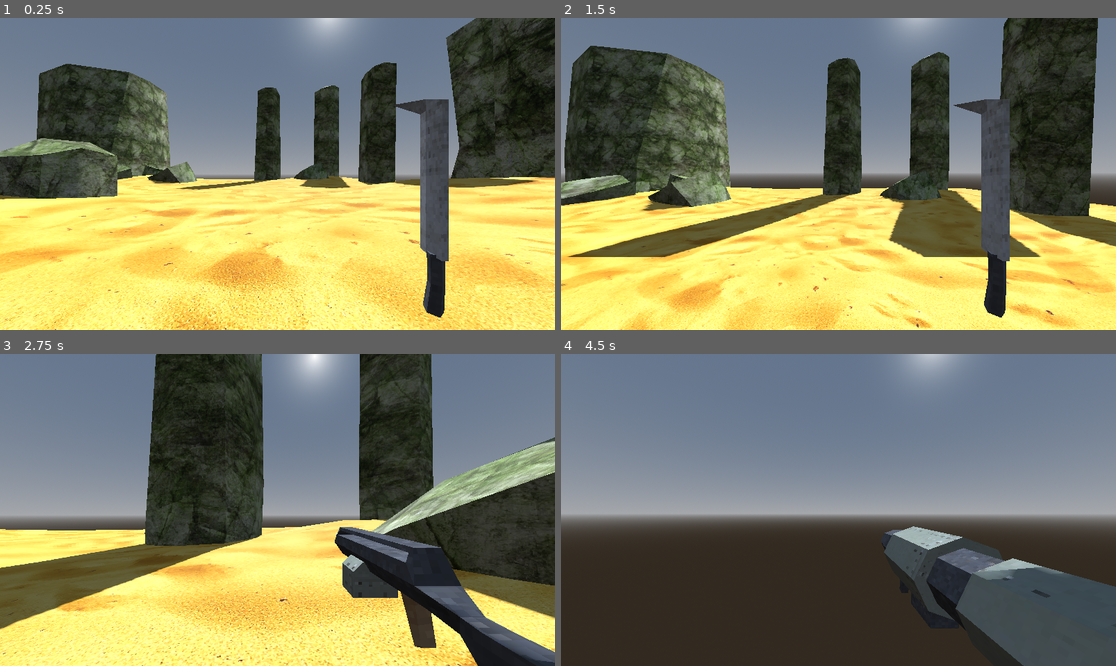
Above: before the commit, frames 1-4 (two rows, left to right).
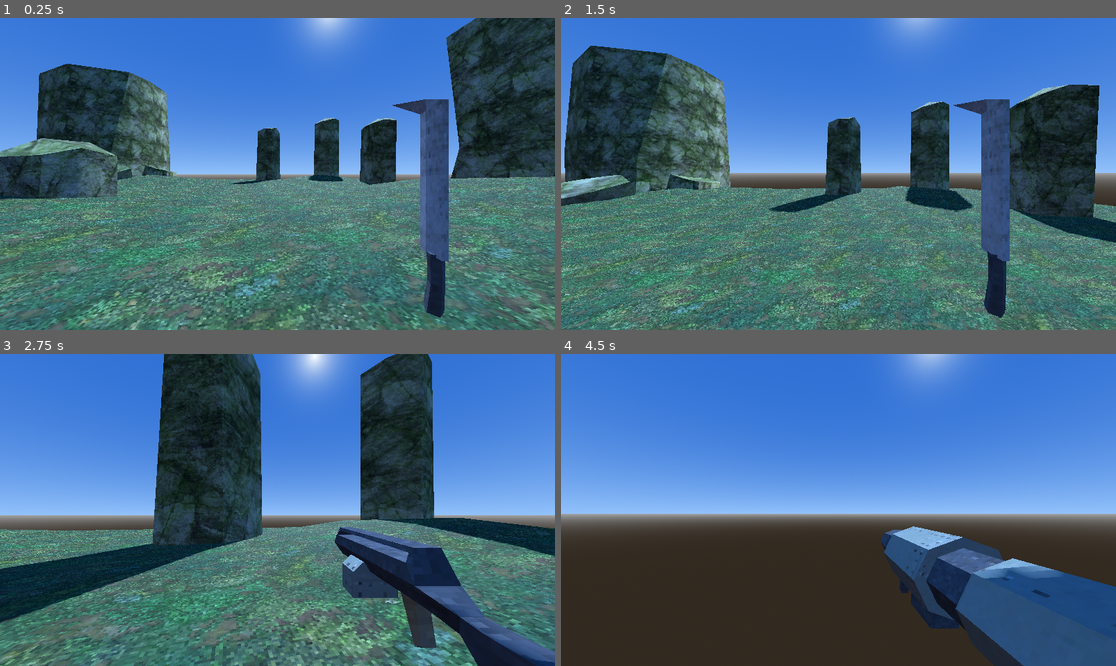
Above: after the commit, the same moments.

Repository: DavidWalshCode/Eldritch-Echoes
Game: Godot game, scene res://levels/level_1.tscn
Two runs of this game, one before a commit and one after it. Both use one fixed random seed, a clock stepped at 60 frames per second and the inputs below.
Inputs (mouse positions are in pixels of both pictures, inside the frame that each line leads up to):
- Up to frame 1 (0.25 s): no input
- Up to frame 2 (1.5 s): tap Enter at 0.5 s; move the mouse to (866, 174) at 0.52 s; press the mouse at (866, 174) at 0.53 s; hold W (move_forwards) from 0.53 s (still down); tap Space (jump) at 0.77 s; move the mouse to (810, 174) at 1.27 s; release the mouse at (810, 174) at 1.28 s; tap 1 at 1.35 s
- Up to frame 3 (2.75 s): keep holding W (move_forwards); tap Space (jump) at 1.52 s; move the mouse to (288, 503) at 2.02 s; tap 2 at 2.1 s
- Up to frame 4 (4.5 s): keep holding W (move_forwards); move the mouse to (832, 516) at 2.77 s; tap 3 at 2.85 s; tap Space (jump) at 3.02, 3.77 s; move the mouse to (877, 513) at 3.52 s; tap 4 at 3.6 s; move the mouse to (794, 506) at 4.27 s; tap 5 at 4.35 s

The runs differ from the first frame. In frame 1, 87% of the frame differs, in the area x 0-100%, y 0-100%; in frame 2, 83%; in frame 3, 85%; in frame 4, 62%.

Commit message:
Proof of concept w/ environment changes

Diff:
--- a/levels/level_1.tscn
+++ b/levels/level_1.tscn
@@ -3,10 +3,12 @@
 [ext_resource type="PackedScene" uid="uid://bbgwnkh1pgxg6" path="res://environment/assets/outsideprops/rock_boulder.tscn" id="1_rhrkr"]
 [ext_resource type="PackedScene" uid="uid://bskhjsn5g71vi" path="res://environment/assets/outsideprops/rock_cliff.tscn" id="2_t0cpd"]
 [ext_resource type="PackedScene" uid="uid://dpi5qrl7udofx" path="res://environment/assets/outsideprops/rock_pillar.tscn" id="3_rfswq"]
-[ext_resource type="PackedScene" uid="uid://32jsvy2mqg47" path="res://environment/assets/ground/sand.tscn" id="4_08p0v"]
 [ext_resource type="PackedScene" uid="uid://b3g4rtj8g2p3d" path="res://characters/player/player.tscn" id="5_1n71g"]
+[ext_resource type="PackedScene" uid="uid://dgv4mfmb626mm" path="res://environment/assets/ground/grass.tscn" id="5_b5m8g"]
 
 [sub_resource type="ProceduralSkyMaterial" id="ProceduralSkyMaterial_7yqkd"]
+sky_top_color = Color(0.180392, 0.431373, 0.831373, 1)
+sky_horizon_color = Color(0.572549, 0.760784, 0.984314, 1)
 
 [sub_resource type="Sky" id="Sky_jumne"]
 sky_material = SubResource("ProceduralSkyMaterial_7yqkd")
@@ -22,14 +24,8 @@
 [node name="RockBoulder" parent="Environment" instance=ExtResource("1_rhrkr")]
 transform = Transform3D(0.856195, 0, -0.516653, 0.221806, 0.903156, 0.367576, 0.466618, -0.429313, 0.773277, 46.1074, 0, 34.9185)
 
-[node name="RockBoulder4" parent="Environment" instance=ExtResource("1_rhrkr")]
-transform = Transform3D(-0.92197, 0.0708456, 0.380725, 0.318557, -0.420292, 0.849632, 0.220208, 0.904619, 0.364929, 4.11751, 0.00567055, 34.9185)
-
 [node name="RockBoulder2" parent="Environment" instance=ExtResource("1_rhrkr")]
 transform = Transform3D(0.980986, -0.19408, 0, 0.19408, 0.980986, 0, 0, 0, 1, 40.9519, 0, 45.0157)
-
-[node name="RockBoulder3" parent="Environment" instance=ExtResource("1_rhrkr")]
-transform = Transform3D(0.819804, 0.505666, -0.268744, -0.441273, 0.856945, 0.266315, 0.364965, -0.0997366, 0.925664, 33.7052, 0, 34.9185)
 
 [node name="RockCliff" parent="Environment" instance=ExtResource("2_t0cpd")]
 transform = Transform3D(0.981827, 0, -0.189781, 0, 1, 0, 0.189781, 0, 0.981827, -17.175, 0, -24.5399)
@@ -50,7 +46,7 @@
 transform = Transform3D(0.9019, 0, 0.431944, -0.00498307, 0.999933, 0.0104047, -0.431915, -0.0115364, 0.90184, 59.8016, -7.30421, -18.0679)
 
 [node name="RockPillar" parent="Environment" instance=ExtResource("3_rfswq")]
-transform = Transform3D(0.883537, 0, 0.468362, 0, 1, 0, -0.468362, 0, 0.883537, -5.72957, 0, 49.6317)
+transform = Transform3D(0.883537, 0, 0.468362, 0, 1, 0, -0.468362, 0, 0.883537, -5.72957, -10, 49.6317)
 
 [node name="RockPillar4" parent="Environment" instance=ExtResource("3_rfswq")]
 transform = Transform3D(0.410362, -0.00132275, 0.911922, -0.000489988, 0.999999, 0.00167102, -0.911923, -0.00113257, 0.410361, 32.824, -25.2155, 4.96953)
@@ -62,25 +58,22 @@
 transform = Transform3D(0.641985, 0, 0.766717, 0, 1, 0, -0.766717, 0, 0.641985, 43.5689, -23.0007, 5.5756)
 
 [node name="RockPillar2" parent="Environment" instance=ExtResource("3_rfswq")]
-transform = Transform3D(0.872939, 0, -0.487829, -0.0132976, 0.999628, -0.0237952, 0.487648, 0.0272587, 0.872615, 13.1267, -3.58215, 46.2294)
-
-[node name="RockPillar7" parent="Environment" instance=ExtResource("3_rfswq")]
-transform = Transform3D(0.999834, 0.0129967, -0.0127553, -0.0132976, 0.999628, -0.0237952, 0.0124417, 0.0239609, 0.999636, -4.03077, -4.04984, 0.618065)
+transform = Transform3D(0.872939, 0, -0.487829, -0.0132976, 0.999628, -0.0237952, 0.487648, 0.0272587, 0.872615, 13.1267, -14.5821, 46.2294)
 
 [node name="RockPillar3" parent="Environment" instance=ExtResource("3_rfswq")]
-transform = Transform3D(0.953528, 0.0151809, -0.300922, 0, 0.99873, 0.0503838, 0.301305, -0.0480423, 0.952317, -8.07355, -4.99699, 29.1479)
+transform = Transform3D(0.953528, 0.0151809, -0.300922, 0, 0.99873, 0.0503838, 0.301305, -0.0480423, 0.952317, -8.07355, -15.997, 29.1479)
 
-[node name="Sand" parent="Environment" instance=ExtResource("4_08p0v")]
+[node name="Grass" parent="Environment" instance=ExtResource("5_b5m8g")]
 transform = Transform3D(2, 0, 0, 0, 2, 0, 0, 0, 2, 0, 0, 0)
 
-[node name="Sand3" parent="Environment" instance=ExtResource("4_08p0v")]
-transform = Transform3D(2, 0, 0, 0, 2, 0, 0, 0, 2, 40, 0, 0)
-
-[node name="Sand4" parent="Environment" instance=ExtResource("4_08p0v")]
+[node name="Grass2" parent="Environment" instance=ExtResource("5_b5m8g")]
 transform = Transform3D(2, 0, 0, 0, 2, 0, 0, 0, 2, 40, 0, 40)
 
-[node name="Sand2" parent="Environment" instance=ExtResource("4_08p0v")]
+[node name="Grass3" parent="Environment" instance=ExtResource("5_b5m8g")]
 transform = Transform3D(2, 0, 0, 0, 2, 0, 0, 0, 2, 0, 0, 40)
+
+[node name="Grass4" parent="Environment" instance=ExtResource("5_b5m8g")]
+transform = Transform3D(2, 0, 0, 0, 2, 0, 0, 0, 2, 40, 0, 0)
 
 [node name="WorldEnvironment" type="WorldEnvironment" parent="."]
 environment = SubResource("Environment_ublyh")
--- a/levels/level_2.tscn
+++ b/levels/level_2.tscn
@@ -1,13 +1,15 @@
-[gd_scene load_steps=9 format=3 uid="uid://duay1x4l7l4j6"]
+[gd_scene load_steps=10 format=3 uid="uid://duay1x4l7l4j6"]
 
 [ext_resource type="PackedScene" uid="uid://bbgwnkh1pgxg6" path="res://environment/assets/outsideprops/rock_boulder.tscn" id="1_ihvv2"]
 [ext_resource type="PackedScene" uid="uid://bskhjsn5g71vi" path="res://environment/assets/outsideprops/rock_cliff.tscn" id="2_wxe7s"]
 [ext_resource type="PackedScene" uid="uid://dpi5qrl7udofx" path="res://environment/assets/outsideprops/rock_pillar.tscn" id="3_ebv8s"]
 [ext_resource type="PackedScene" uid="uid://32jsvy2mqg47" path="res://environment/assets/ground/sand.tscn" id="4_gegsx"]
 [ext_resource type="PackedScene" uid="uid://b3g4rtj8g2p3d" path="res://characters/player/player.tscn" id="5_i4pyy"]
+[ext_resource type="PackedScene" uid="uid://dgv4mfmb626mm" path="res://environment/assets/ground/grass.tscn" id="5_wahoc"]
 
 [sub_resource type="ProceduralSkyMaterial" id="ProceduralSkyMaterial_7yqkd"]
-sky_top_color = Color(0.835294, 0.584314, 0.0823529, 1)
+sky_top_color = Color(0.768627, 0.619608, 0.152941, 1)
+sky_horizon_color = Color(0.960784, 0.756863, 0.411765, 1)
 
 [sub_resource type="Sky" id="Sky_jumne"]
 sky_material = SubResource("ProceduralSkyMaterial_7yqkd")
@@ -23,9 +25,6 @@
 
 [node name="RockBoulder" parent="Environment" instance=ExtResource("1_ihvv2")]
 transform = Transform3D(0.856195, 0, -0.516653, 0.221806, 0.903156, 0.367576, 0.466618, -0.429313, 0.773277, 46.1074, 0, 34.9185)
-
-[node name="RockBoulder4" parent="Environment" instance=ExtResource("1_ihvv2")]
-transform = Transform3D(-0.92197, 0.0708456, 0.380725, 0.318557, -0.420292, 0.849632, 0.220208, 0.904619, 0.364929, 4.11751, 0.00567055, 34.9185)
 
 [node name="RockBoulder2" parent="Environment" instance=ExtResource("1_ihvv2")]
 transform = Transform3D(0.980986, -0.19408, 0, 0.19408, 0.980986, 0, 0, 0, 1, 40.9519, 0, 45.0157)
@@ -52,7 +51,7 @@
 transform = Transform3D(0.9019, 0, 0.431944, -0.00498307, 0.999933, 0.0104047, -0.431915, -0.0115364, 0.90184, 59.8016, -7.30421, -18.0679)
 
 [node name="RockPillar" parent="Environment" instance=ExtResource("3_ebv8s")]
-transform = Transform3D(0.883537, 0, 0.468362, 0, 1, 0, -0.468362, 0, 0.883537, -5.72957, 0, 49.6317)
+transform = Transform3D(0.883537, 0, 0.468362, 0, 1, 0, -0.468362, 0, 0.883537, -5.73, -4.46119, 49.632)
 
 [node name="RockPillar4" parent="Environment" instance=ExtResource("3_ebv8s")]
 transform = Transform3D(0.410362, -0.00132275, 0.911922, -0.000489988, 0.999999, 0.00167102, -0.911923, -0.00113257, 0.410361, 32.824, -25.2155, 4.96953)
@@ -64,25 +63,28 @@
 transform = Transform3D(0.641985, 0, 0.766717, 0, 1, 0, -0.766717, 0, 0.641985, 43.5689, -23.0007, 5.5756)
 
 [node name="RockPillar2" parent="Environment" instance=ExtResource("3_ebv8s")]
-transform = Transform3D(0.872939, 0, -0.487829, -0.0132976, 0.999628, -0.0237952, 0.487648, 0.0272587, 0.872615, 13.1267, -3.58215, 46.2294)
-
-[node name="RockPillar7" parent="Environment" instance=ExtResource("3_ebv8s")]
-transform = Transform3D(0.999834, 0.0129967, -0.0127553, -0.0132976, 0.999628, -0.0237952, 0.0124417, 0.0239609, 0.999636, -4.03077, -4.04984, 0.618065)
+transform = Transform3D(0.872939, 0, -0.487829, -0.0132976, 0.999628, -0.0237952, 0.487648, 0.0272587, 0.872615, 13.127, -10.3789, 46.229)
 
 [node name="RockPillar3" parent="Environment" instance=ExtResource("3_ebv8s")]
-transform = Transform3D(0.953528, 0.0151809, -0.300922, 0, 0.99873, 0.0503838, 0.301305, -0.0480423, 0.952317, -8.07355, -4.99699, 29.1479)
-
-[node name="Sand" parent="Environment" instance=ExtResource("4_gegsx")]
-transform = Transform3D(2, 0, 0, 0, 2, 0, 0, 0, 2, 0, 0, 0)
+transform = Transform3D(0.953528, 0.0151809, -0.300922, 0, 0.99873, 0.0503838, 0.301305, -0.0480423, 0.952317, -8.074, -10.9853, 29.148)
 
 [node name="Sand3" parent="Environment" instance=ExtResource("4_gegsx")]
+transform = Transform3D(2, 0, 0, 0, 2, 0, 0, 0, 2, 0.128513, 0, 0)
+
+[node name="Grass" parent="Environment" instance=ExtResource("5_wahoc")]
 transform = Transform3D(2, 0, 0, 0, 2, 0, 0, 0, 2, 40, 0, 0)
 
-[node name="Sand4" parent="Environment" instance=ExtResource("4_gegsx")]
+[node name="Grass4" parent="Environment" instance=ExtResource("5_wahoc")]
+transform = Transform3D(2, 0, 0, 0, 2, 0, 0, 0, 2, 20.2502, 0, 0)
+
+[node name="Grass2" parent="Environment" instance=ExtResource("5_wahoc")]
 transform = Transform3D(2, 0, 0, 0, 2, 0, 0, 0, 2, 40, 0, 40)
 
-[node name="Sand2" parent="Environment" instance=ExtResource("4_gegsx")]
-transform = Transform3D(2, 0, 0, 0, 2, 0, 0, 0, 2, 0, 0, 40)
+[node name="Grass3" parent="Environment" instance=ExtResource("5_wahoc")]
+transform = Transform3D(2, 0, 0, 0, 2, 0, 0, 0, 2, 0, 0, 19.2345)
+
+[node name="Grass5" parent="Environment" instance=ExtResource("5_wahoc")]
+transform = Transform3D(2, 0, 0, 0, 2, 0, 0, 0, 2, 0, 0, 40.2345)
 
 [node name="WorldEnvironment" type="WorldEnvironment" parent="."]
 environment = SubResource("Environment_ublyh")
--- a/levels/level_3.tscn
+++ b/levels/level_3.tscn
@@ -1,12 +1,15 @@
-[gd_scene load_steps=9 format=3 uid="uid://bqdnqcw32munq"]
+[gd_scene load_steps=10 format=3 uid="uid://bqdnqcw32munq"]
 
 [ext_resource type="PackedScene" uid="uid://bbgwnkh1pgxg6" path="res://environment/assets/outsideprops/rock_boulder.tscn" id="1_j3726"]
 [ext_resource type="PackedScene" uid="uid://bskhjsn5g71vi" path="res://environment/assets/outsideprops/rock_cliff.tscn" id="2_686q8"]
 [ext_resource type="PackedScene" uid="uid://dpi5qrl7udofx" path="res://environment/assets/outsideprops/rock_pillar.tscn" id="3_kphx0"]
 [ext_resource type="PackedScene" uid="uid://32jsvy2mqg47" path="res://environment/assets/ground/sand.tscn" id="4_vdgw0"]
+[ext_resource type="PackedScene" uid="uid://dgv4mfmb626mm" path="res://environment/assets/ground/grass.tscn" id="5_ogcn4"]
 [ext_resource type="PackedScene" uid="uid://b3g4rtj8g2p3d" path="res://characters/player/player.tscn" id="5_vl5v1"]
 
 [sub_resource type="ProceduralSkyMaterial" id="ProceduralSkyMaterial_7yqkd"]
+sky_top_color = Color(0.686275, 0.337255, 0.0196078, 1)
+sky_horizon_color = Color(0.352941, 0.211765, 0.027451, 1)
 
 [sub_resource type="Sky" id="Sky_jumne"]
 sky_material = SubResource("ProceduralSkyMaterial_7yqkd")
@@ -21,9 +24,6 @@
 
 [node name="RockBoulder" parent="Environment" instance=ExtResource("1_j3726")]
 transform = Transform3D(0.856195, 0, -0.516653, 0.221806, 0.903156, 0.367576, 0.466618, -0.429313, 0.773277, 46.1074, 0, 34.9185)
-
-[node name="RockBoulder4" parent="Environment" instance=ExtResource("1_j3726")]
-transform = Transform3D(-0.92197, 0.0708456, 0.380725, 0.318557, -0.420292, 0.849632, 0.220208, 0.904619, 0.364929, 4.11751, 0.00567055, 34.9185)
 
 [node name="RockBoulder2" parent="Environment" instance=ExtResource("1_j3726")]
 transform = Transform3D(0.980986, -0.19408, 0, 0.19408, 0.980986, 0, 0, 0, 1, 40.9519, 0, 45.0157)
@@ -50,7 +50,7 @@
 transform = Transform3D(0.9019, 0, 0.431944, -0.00498307, 0.999933, 0.0104047, -0.431915, -0.0115364, 0.90184, 59.8016, -7.30421, -18.0679)
 
 [node name="RockPillar" parent="Environment" instance=ExtResource("3_kphx0")]
-transform = Transform3D(0.883537, 0, 0.468362, 0, 1, 0, -0.468362, 0, 0.883537, -5.72957, 0, 49.6317)
+transform = Transform3D(0.883537, 0, 0.468362, 0, 1, 0, -0.468362, 0, 0.883537, -5.73, -3.83372, 49.632)
 
 [node name="RockPillar4" parent="Environment" instance=ExtResource("3_kphx0")]
 transform = Transform3D(0.410362, -0.00132275, 0.911922, -0.000489988, 0.999999, 0.00167102, -0.911923, -0.00113257, 0.410361, 32.824, -25.2155, 4.96953)
@@ -62,24 +62,27 @@
 transform = Transform3D(0.641985, 0, 0.766717, 0, 1, 0, -0.766717, 0, 0.641985, 43.5689, -23.0007, 5.5756)
 
 [node name="RockPillar2" parent="Environment" instance=ExtResource("3_kphx0")]
-transform = Transform3D(0.872939, 0, -0.487829, -0.0132976, 0.999628, -0.0237952, 0.487648, 0.0272587, 0.872615, 13.1267, -3.58215, 46.2294)
+transform = Transform3D(0.872939, 0, -0.487829, -0.0132976, 0.999628, -0.0237952, 0.487648, 0.0272587, 0.872615, 13.127, -7.75627, 46.229)
 
 [node name="RockPillar7" parent="Environment" instance=ExtResource("3_kphx0")]
 transform = Transform3D(0.999834, 0.0129967, -0.0127553, -0.0132976, 0.999628, -0.0237952, 0.0124417, 0.0239609, 0.999636, -4.03077, -4.04984, 0.618065)
 
 [node name="RockPillar3" parent="Environment" instance=ExtResource("3_kphx0")]
-transform = Transform3D(0.953528, 0.0151809, -0.300922, 0, 0.99873, 0.0503838, 0.301305, -0.0480423, 0.952317, -8.07355, -4.99699, 29.1479)
+transform = Transform3D(0.953528, 0.0151809, -0.300922, 0, 0.99873, 0.0503838, 0.301305, -0.0480423, 0.952317, -8.074, -8.52937, 29.148)
 
 [node name="Sand" parent="Environment" instance=ExtResource("4_vdgw0")]
 transform = Transform3D(2, 0, 0, 0, 2, 0, 0, 0, 2, 0, 0, 0)
 
-[node name="Sand3" parent="Environment" instance=ExtResource("4_vdgw0")]
+[node name="Sand2" parent="Environment" instance=ExtResource("4_vdgw0")]
+transform = Transform3D(2, 0, 0, 0, 2, 0, 0, 0, 2, 19.2294, 0, 16.472)
+
+[node name="Grass" parent="Environment" instance=ExtResource("5_ogcn4")]
+transform = Transform3D(2, 0, 0, 0, 2, 0, 0, 0, 2, 40.131, 0, 40)
+
+[node name="Grass2" parent="Environment" instance=ExtResource("5_ogcn4")]
 transform = Transform3D(2, 0, 0, 0, 2, 0, 0, 0, 2, 40, 0, 0)
 
-[node name="Sand4" parent="Environment" instance=ExtResource("4_vdgw0")]
-transform = Transform3D(2, 0, 0, 0, 2, 0, 0, 0, 2, 40, 0, 40)
-
-[node name="Sand2" parent="Environment" instance=ExtResource("4_vdgw0")]
+[node name="Grass3" parent="Environment" instance=ExtResource("5_ogcn4")]
 transform = Transform3D(2, 0, 0, 0, 2, 0, 0, 0, 2, 0, 0, 40)
 
 [node name="WorldEnvironment" type="WorldEnvironment" parent="."]
@@ -87,7 +90,8 @@
 
 [node name="DirectionalLight3D" type="DirectionalLight3D" parent="WorldEnvironment"]
 transform = Transform3D(0.320788, 0.890807, -0.321805, -0.643235, 0.454288, 0.616337, 0.69523, 0.00928238, 0.718728, -44.8472, 52.7676, 97.6761)
-light_color = Color(0.733333, 0.34902, 0, 1)
+light_color = Color(0.878431, 0.0862745, 0, 1)
+light_energy = 1.457
 shadow_enabled = true
 
 [node name="Player" parent="." instance=ExtResource("5_vl5v1")]
--- a/levels/level_4.tscn
+++ b/levels/level_4.tscn
@@ -1,10 +1,11 @@
-[gd_scene load_steps=9 format=3 uid="uid://r6kagqwcs6nh"]
+[gd_scene load_steps=10 format=3 uid="uid://r6kagqwcs6nh"]
 
 [ext_resource type="PackedScene" uid="uid://bbgwnkh1pgxg6" path="res://environment/assets/outsideprops/rock_boulder.tscn" id="1_fld7d"]
 [ext_resource type="PackedScene" uid="uid://bskhjsn5g71vi" path="res://environment/assets/outsideprops/rock_cliff.tscn" id="2_a8kho"]
 [ext_resource type="PackedScene" uid="uid://dpi5qrl7udofx" path="res://environment/assets/outsideprops/rock_pillar.tscn" id="3_qv34t"]
 [ext_resource type="PackedScene" uid="uid://32jsvy2mqg47" path="res://environment/assets/ground/sand.tscn" id="4_ywrx2"]
 [ext_resource type="PackedScene" uid="uid://b3g4rtj8g2p3d" path="res://characters/player/player.tscn" id="5_k32r6"]
+[ext_resource type="PackedScene" uid="uid://dgv4mfmb626mm" path="res://environment/assets/ground/grass.tscn" id="5_tbk4v"]
 
 [sub_resource type="ProceduralSkyMaterial" id="ProceduralSkyMaterial_7yqkd"]
 sky_top_color = Color(0.568627, 0.156863, 0.0745098, 1)
@@ -72,17 +73,47 @@
 [node name="RockPillar3" parent="Environment" instance=ExtResource("3_qv34t")]
 transform = Transform3D(0.953528, 0.0151809, -0.300922, 0, 0.99873, 0.0503838, 0.301305, -0.0480423, 0.952317, -8.07355, -4.99699, 29.1479)
 
-[node name="Sand" parent="Environment" instance=ExtResource("4_ywrx2")]
+[node name="Sand5" parent="Environment" instance=ExtResource("4_ywrx2")]
 transform = Transform3D(2, 0, 0, 0, 2, 0, 0, 0, 2, 0, 0, 0)
 
-[node name="Sand3" parent="Environment" instance=ExtResource("4_ywrx2")]
-transform = Transform3D(2, 0, 0, 0, 2, 0, 0, 0, 2, 40, 0, 0)
+[node name="Sand11" parent="Environment" instance=ExtResource("4_ywrx2")]
+transform = Transform3D(-0.396956, 0, 0.917838, 0, 1, 0, -0.917838, 0, -0.396956, -1.68093, 0, 24.7866)
 
-[node name="Sand4" parent="Environment" instance=ExtResource("4_ywrx2")]
-transform = Transform3D(2, 0, 0, 0, 2, 0, 0, 0, 2, 40, 0, 40)
+[node name="Sand12" parent="Environment" instance=ExtResource("4_ywrx2")]
+transform = Transform3D(-0.396956, 0, 0.917838, 0, 1, 0, -0.917838, 0, -0.396956, 8.98855, 0, 30.3802)
 
-[node name="Sand2" parent="Environment" instance=ExtResource("4_ywrx2")]
+[node name="Sand13" parent="Environment" instance=ExtResource("4_ywrx2")]
+transform = Transform3D(-0.999993, 0, -0.00361276, 0, 1, 0, 0.00361276, 0, -0.999993, 52.3506, 0, 26.4935)
+
+[node name="Sand6" parent="Environment" instance=ExtResource("4_ywrx2")]
+transform = Transform3D(2, 0, 0, 0, 2, 0, 0, 0, 2, 20.0494, 0, 0)
+
+[node name="Sand9" parent="Environment" instance=ExtResource("4_ywrx2")]
+transform = Transform3D(2, 0, 0, 0, 2, 0, 0, 0, 2, 20.0494, 0, 21.0482)
+
+[node name="Sand10" parent="Environment" instance=ExtResource("4_ywrx2")]
+transform = Transform3D(2, 0, 0, 0, 2, 0, 0, 0, 2, 31.8863, 0, 40.0433)
+
+[node name="Sand7" parent="Environment" instance=ExtResource("4_ywrx2")]
+transform = Transform3D(2, 0, 0, 0, 2, 0, 0, 0, 2, 40, 0, 20)
+
+[node name="Sand8" parent="Environment" instance=ExtResource("4_ywrx2")]
+transform = Transform3D(2, 0, 0, 0, 2, 0, 0, 0, 2, 40, 0, 10.0354)
+
+[node name="Grass" parent="Environment" instance=ExtResource("5_tbk4v")]
+transform = Transform3D(2, 0, 0, 0, 2, 0, 0, 0, 2, 40.131, 0, 40)
+
+[node name="Grass4" parent="Environment" instance=ExtResource("5_tbk4v")]
+transform = Transform3D(2, 0, 0, 0, 2, 0, 0, 0, 2, 47.7827, 0, 40)
+
+[node name="Grass2" parent="Environment" instance=ExtResource("5_tbk4v")]
+transform = Transform3D(2, 0, 0, 0, 2, 0, 0, 0, 2, 40.131, 0, 0)
+
+[node name="Grass3" parent="Environment" instance=ExtResource("5_tbk4v")]
 transform = Transform3D(2, 0, 0, 0, 2, 0, 0, 0, 2, 0, 0, 40)
+
+[node name="Grass5" parent="Environment" instance=ExtResource("5_tbk4v")]
+transform = Transform3D(2, 0, 0, 0, 2, 0, 0, 0, 2, 22.0667, 0, 40)
 
 [node name="WorldEnvironment" type="WorldEnvironment" parent="."]
 environment = SubResource("Environment_ublyh")
